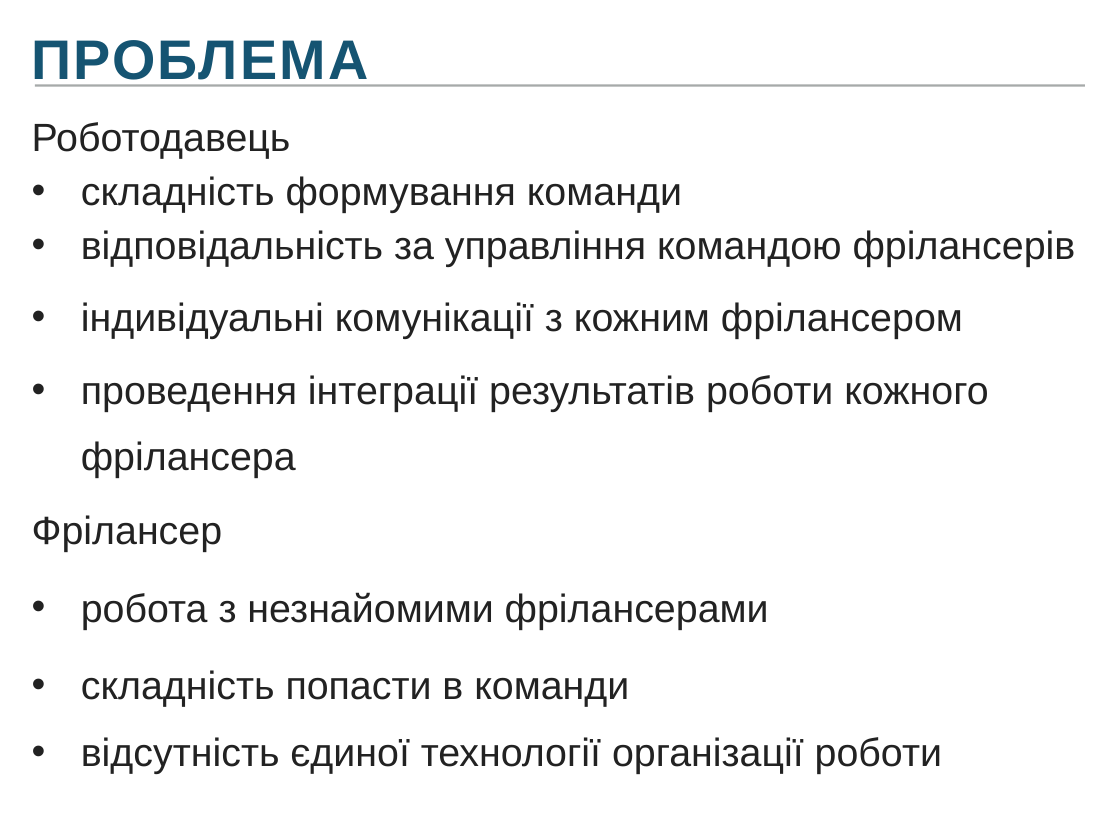
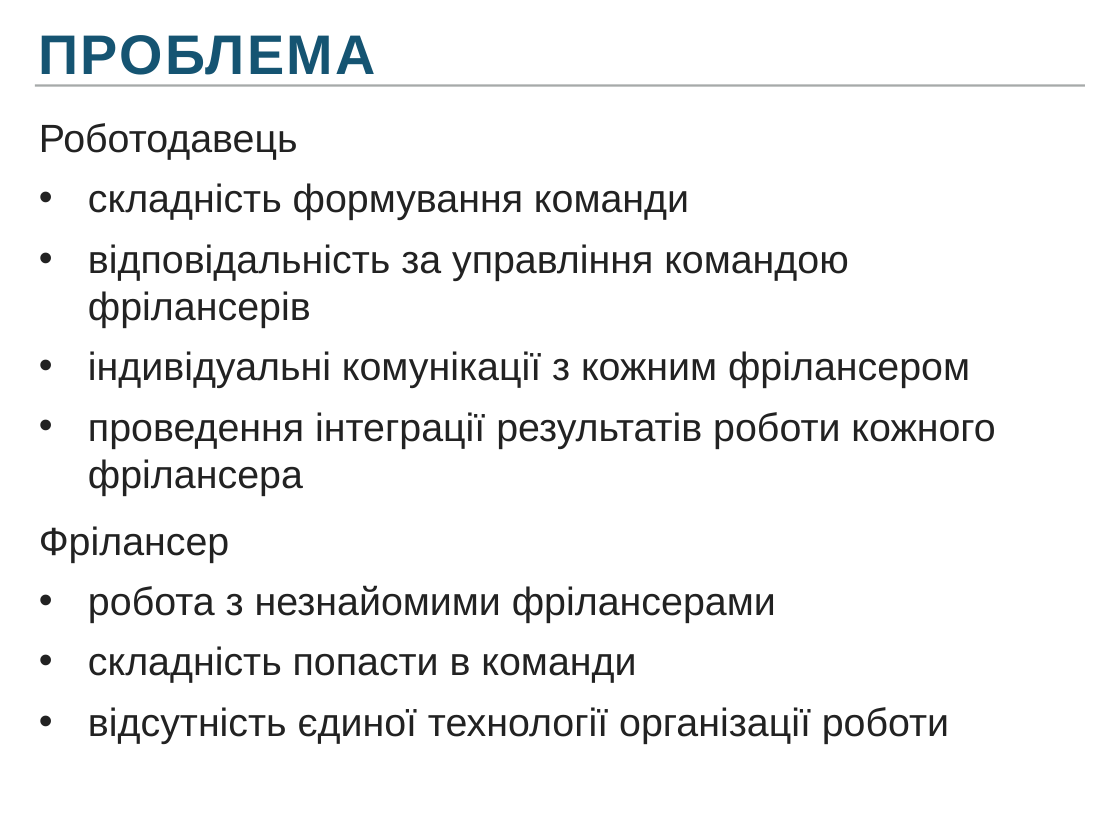
Before and after one commit to Frozen-Team/summercamp, a slide deck: slide 3 of presentation/Presentation_edited.pptx. Drawn at 1120x840 pixels with LibreOffice and Linux fonts; fonts in the diff are those of the drawing. Boxes give left, top, right and bottom in pixels: in the first picture for what was removed or moved away, otherwise in the second. Text is boxed around its words. In the diff, an @@ line names an element or a change of style, - is before the commit and + after.

```diff
--- a/presentation/Presentation_edited.pptx
+++ b/presentation/Presentation_edited.pptx
@@ text "ПРОБЛЕМА" rewrapped from <box>32,40,369,87</box> to <box>39,35,376,75</box> @@
@@ text "Роботодавець": place and size @@
-text "Роботодавець" at <box>32,122,1076,774</box>
+text "Роботодавець" at <box>39,123,995,744</box>
@@ text "Роботодавець" at <box>39,123,995,744</box>: less space between paragraphs; more space between paragraphs; line spacing 1.4 to 1 @@
```
Also in this commit, not shown: 6 other slides changed, 1 slide added, 1 slide removed, 1 other file.
